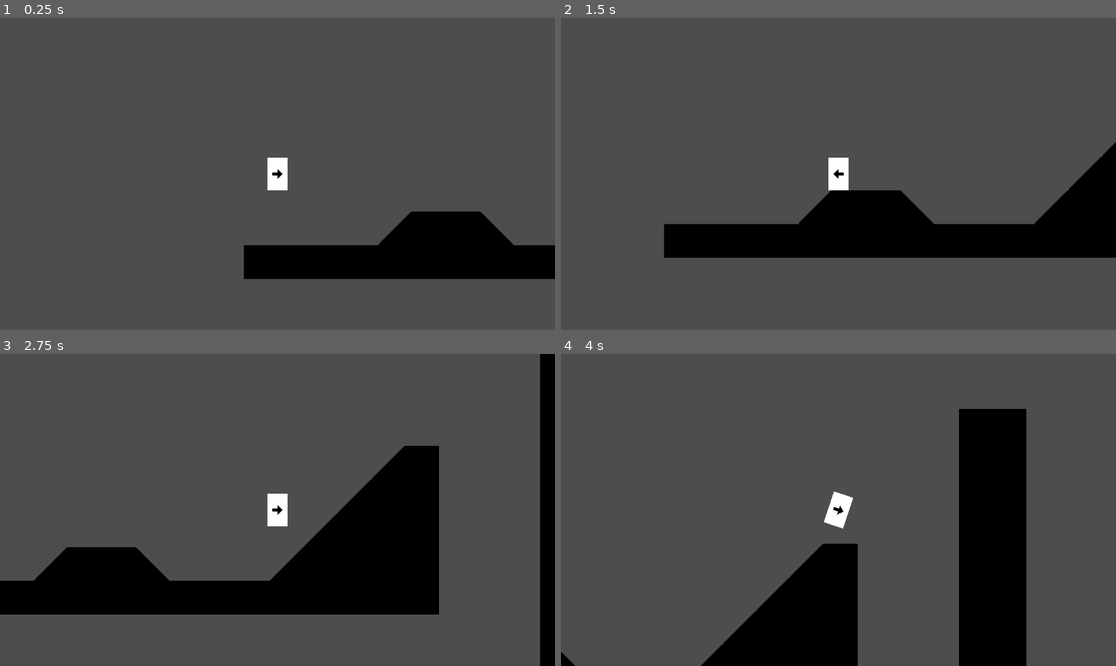
Above: before the commit, frames 1-4 (two rows, left to right).
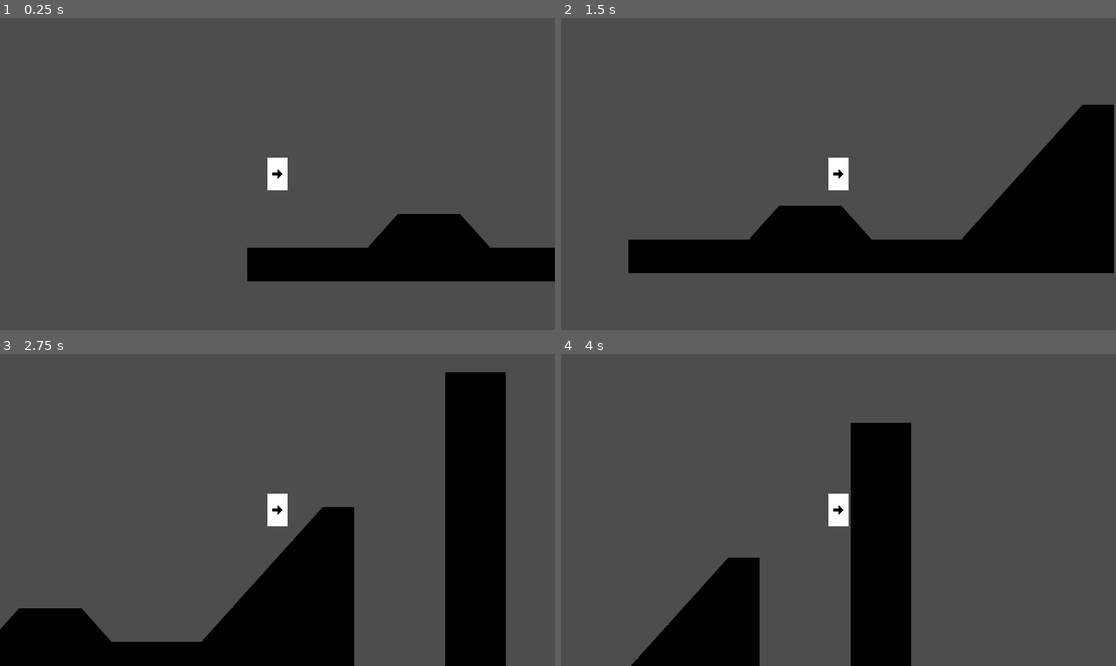
Above: after the commit, the same moments.

Repository: Puhalenthi/King-of-Speed
Game: Godot game, scene res://Scenes/testMap.tscn
Same seed, same stepped clock (60 frames per second), same inputs: the game is played once before the commit and once after it. This scene is started directly instead of the project's main scene.
Inputs:
- Up to frame 1 (0.25 s): no input
- Up to frame 2 (1.5 s): tap Enter (ui_accept) at 0.5, 0.6, 0.77, 1.07, 1.35 s; hold Right (ui_right) from 0.53 s (still down)
- Up to frame 3 (2.75 s): tap Enter (ui_accept) at 1.52, 1.82, 2.1 s; release Right (ui_right) at 2.03 s; hold Left (ui_left) from 2.03 s (still down)
- Up to frame 4 (4 s): release Left (ui_left) at 2.78 s; hold Right (ui_right) from 2.78 s (still down); tap Enter (ui_accept) at 2.85, 3.02, 3.32, 3.6, 3.77 s

The runs differ from the first frame. In frame 1, 1.6% of the frame differs, in the area x 43-100%, y 61-85%; in frame 2, 13%; in frame 3, 36%, in the area x 0-100%, y 0-100%; in frame 4, 28%.

Commit message:
Add player up/down slope movement and test map

Diff:
--- a/kingofspeed/Scenes/testMap.tscn
+++ b/kingofspeed/Scenes/testMap.tscn
@@ -166,6 +166,7 @@
 scale = Vector2(3, 3)
 
 [node name="TileMap" type="TileMap" parent="."]
+scale = Vector2(0.9, 1)
 tile_set = SubResource("TileSet_dj4tb")
 format = 2
-layer_0/tile_data = PackedInt32Array(196607, 65539, 0, 13107 …(1236 unchanged characters)…  0, 524301, 65539, 0, 524300, 65539, 0, 458764, 65539, 0, 458763, 65539, 0, 524299, 65539, 0, 524298, 65539, 0, 524297, 65539, 0, 458761, 65539, 0, 458762, 65539, 0, 393225, 262147, 0, 393224, 65539, 0, 458760, 65539, 0, 524296, 65539, 0, 524295, 65539, 0, 458759, 65539, 0, 393223, 65539, 0, 393222, 65539, 0, 458758, 65539, 0, 524294, 65539, 0, 393218, 65539, 0, 458754, 65539, 0, 524290, 65539, 0, 524289, 65539, 0, 458753, 65539, 0, 393217, 65539, 0, 393216, 65539, 0, 458752, 65539, 0, 524288, 65539, 0, 589823, 65539, 0, 524287, 65539, 0, 458751, 65539, 0, 458750, 196611, 0, 524285, 196611, 0, 524286, 65539, 0, 589822, 65539, 0, 589821, 65 …(423 unchanged characters)…
+layer_0/tile_data = PackedInt32Array(196607, 65539, 0, 13107 …(1236 unchanged characters)…  0, 524301, 65539, 0, 524300, 65539, 0, 524299, 65539, 0, 524298, 65539, 0, 524297, 65539, 0, 524296, 65539, 0, 524295, 65539, 0, 524294, 65539, 0, 524290, 65539, 0, 524289, 65539, 0, 524288, 65539, 0, 589823, 65539, 0, 589822, 65539, 0, 589821, 65 …(423 unchanged characters)…
--- a/kingofspeed/Scripts/Player.gd
+++ b/kingofspeed/Scripts/Player.gd
@@ -1,57 +1,83 @@
 extends CharacterBody2D
 
-@export var acceleration := 2000.0
-@export var friction := 1200.0
-@export var max_speed := 300.0
-@export var air_control := 0.5
-@export var jump_velocity := -500.0
-@export var gravity := 1200.0
-@export var slope_boost_factor := 0.4
+# Movement variables
+@export var speed: float = 800.0
+@export var jump_velocity: float = -400.0
+@export var acceleration: float = 1500.0
+@export var friction: float = 1200.0
 
-var jumps_left := 2
+# Slope handling
+@export var max_slope_angle: float = 50.0
+@export var slope_stop_min_velocity: float = 5.0
+
+# Get the gravity from the project settings to be synced with RigidBody nodes
+var gravity: int = ProjectSettings.get_setting("physics/2d/default_gravity")
+
+func _ready():
+	# Set up floor detection for slopes
+	floor_max_angle = deg_to_rad(max_slope_angle)
+	floor_snap_length = 8.0
+	floor_stop_on_slope = true
 
 func _physics_process(delta):
-	var input_dir := Input.get_action_strength("ui_right") - Input.get_action_strength("ui_left")
-	var is_on_ground := is_on_floor()
-	var ground_normal := get_floor_normal()
+	handle_gravity(delta)
+	handle_jump()
+	handle_movement(delta)
+	move_and_slide()
 
-	# --- Horizontal Movement with Momentum ---
-	var target_accel = acceleration if is_on_ground else acceleration * air_control
-	if input_dir != 0:
-		velocity.x += input_dir * target_accel * delta
-	elif is_on_ground:
-		# Apply ground friction
-		velocity.x = move_toward(velocity.x, 0.0, friction * delta)
-
-	# --- Clamp Speed on Ground ---
-	if is_on_ground:
-		velocity.x = clamp(velocity.x, -max_speed, max_speed)
-
-	# --- Gravity and Jumping ---
-	if not is_on_ground:
+func handle_gravity(delta):
+	# Add gravity when not on floor
+	if not is_on_floor():
 		velocity.y += gravity * delta
 
-	if Input.is_action_just_pressed("ui_accept"):
-		if is_on_ground or jumps_left > 0:
-			velocity.y = jump_velocity
-			if not is_on_ground:
-				jumps_left -= 1
+func handle_jump():
+	# Handle jump input
+	if Input.is_action_just_pressed("ui_accept") and is_on_floor():
+		velocity.y = jump_velocity
 
-	if is_on_ground:
-		jumps_left = 1  # reset for double jump
+func handle_movement(delta):
+	# Get input direction
+	var direction = Input.get_axis("ui_left", "ui_right")
 
-	# --- Slope Movement and Rotation ---
-	if is_on_ground and ground_normal.angle() != 0.0:
-		rotation = ground_normal.angle() - PI / 2
+	if direction != 0:
+		# Apply acceleration when moving
+		velocity.x = move_toward(velocity.x, direction * speed, acceleration * delta)
+	else:
+		# Apply friction when not pressing movement keys
+		if is_on_floor():
+			velocity.x = move_toward(velocity.x, 0, friction * delta)
+		else:
+			# Reduced air friction
+			velocity.x = move_toward(velocity.x, 0, friction * 0.3 * delta)
 
-		# Convert downward velocity into horizontal motion on downslope
-		var slope_dir := ground_normal.orthogonal().normalized()
-		if velocity.y > 0.0 and sign(velocity.x) == sign(slope_dir.x):
-			velocity.x += slope_dir.x * velocity.y * slope_boost_factor
-			velocity.y = 0.0
-	else:
-		rotation = lerp_angle(rotation, 0.0, 6.0 * delta)
+	# Handle slope stopping - prevent sliding down slopes when not moving
+	if is_on_floor() and direction == 0:
+		var floor_normal = get_floor_normal()
+		if floor_normal != Vector2.UP and abs(velocity.x) < slope_stop_min_velocity:
+			velocity.x = 0
 
-	# --- Final Movement ---
-	set_up_direction(Vector2.UP)
-	move_and_slide()
+func _input(event):
+	# Optional: Add coyote time or buffer jump here
+	pass
+
+# Helper functions for extended functionality
+func get_movement_direction() -> float:
+	return Input.get_axis("ui_left", "ui_right")
+
+func is_moving() -> bool:
+	return abs(velocity.x) > 1.0
+
+func is_falling() -> bool:
+	return velocity.y > 0 and not is_on_floor()
+
+func is_rising() -> bool:
+	return velocity.y < 0
+
+# Optional: Add sound/animation triggers
+func _on_landed():
+	# Called when landing - useful for sound effects or animations
+	pass
+
+func _on_jumped():
+	# Called when jumping - useful for sound effects or animations
+	pass
Not shown: 2 places in kingofspeed/Scenes/Player.tscn that only renumber resources
Not shown: 1 places in kingofspeed/Scenes/testMap.tscn that only renumber resources
